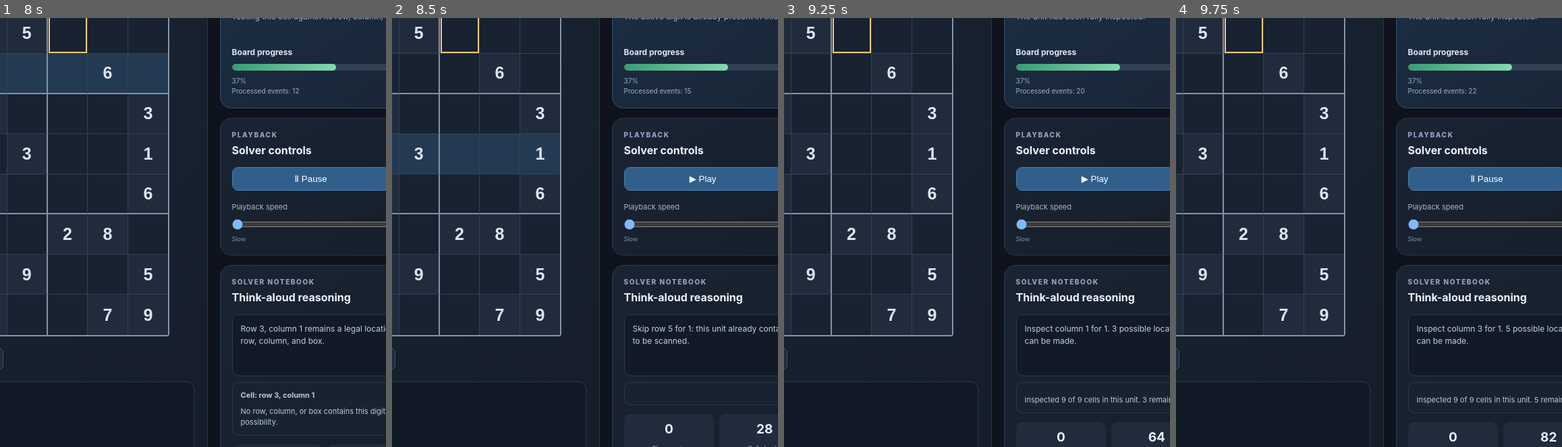
Above: before the commit, frames 1-4 (left to right).
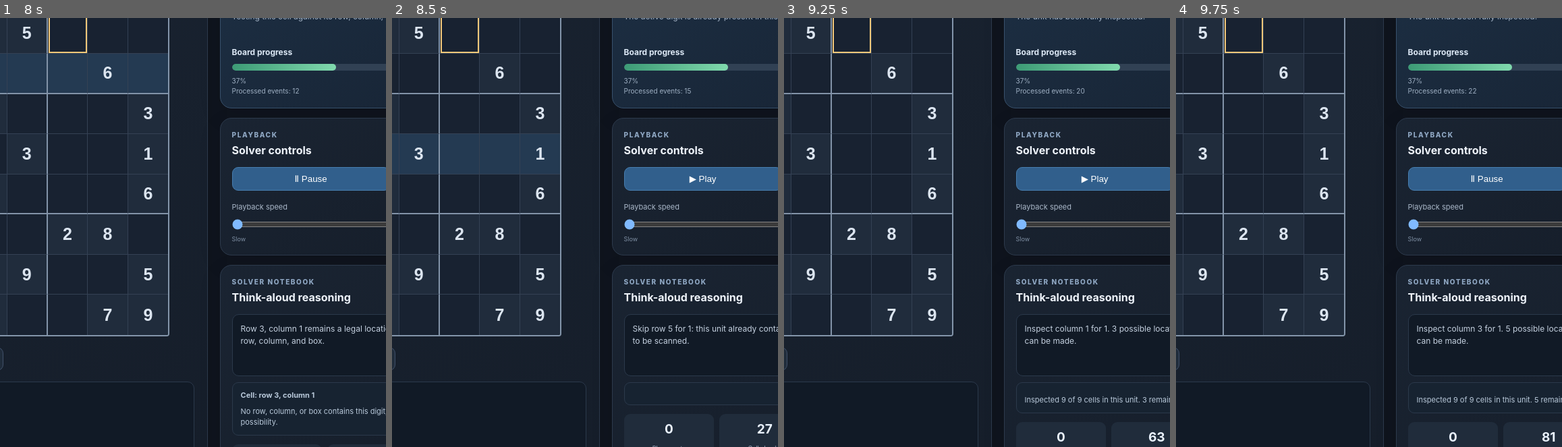
Above: after the commit, the same moments.

Repository: emac75camera/Sudoku-Visualizer
Game: browser game, page index.html
Two runs of this game, one before a commit and one after it. Both use one fixed random seed, a clock stepped at 60 frames per second and the inputs below.
Inputs (mouse positions are % of the whole screen's width and height, from its top left):
- Up to frame 1 (8 s): click "▶ Play" at 0.27 s; click "Next →" at 0.52 s; click "▶ Play" at 0.77 s; hold Right 1.03-1.78 s; tap Space every 0.4 s from 1.1 to 7.9 s; click "Row 1, column 3, empty" at 1.17 s; tap Ctrl at 1.68, 3.85, 6.02 s; hold Left 1.83-1.93 s; hold Left 1.98-2.48 s; hold Left 2.73-2.93 s; hold Left 2.98-3.08 s; hold Left 3.13-3.88 s; hold Left 3.93-4.27 s; click "Row 2, column 7, empty" at 4.5 s; hold Right 4.52-5.27 s; hold Left 5.32-5.42 s; hold Right 5.47-6.22 s; hold Left 6.27-6.47 s; hold Right 6.52-7.27 s; click "▶ Play" at 6.77 s; hold Left 7.32-7.82 s; click (5, 78) at 7.83 s
- Up to frame 2 (8.5 s): hold Right 8.07-8.4 s; tap Ctrl at 8.18 s; tap Space at 8.3 s; hold Right from 8.45 s (still down)
- Up to frame 3 (9.25 s): tap Space at 8.7, 9.1 s; release Right at 8.95 s; hold Right from 9 s (still down)
- Up to frame 4 (9.75 s): click "▶ Play" at 9.27 s; release Right at 9.5 s; tap Space at 9.5 s
The pictures show only the part of the screen within x 31-81%, y 31-81%; the shares and areas given below are measured in that part.

Frame 1 is identical in both runs. In frame 2, less than 0.1% of the frame differs, in the area x 94-99%, y 94-97%; in frame 3, less than 0.1%; in frame 4, less than 0.1%, in the area x 94-99%, y 96-99%.

Commit message:
Preserve partial unit scans across edits and display-mode changes

Diff:
--- a/app.js
+++ b/app.js
@@ -118,14 +118,15 @@
       advanceUnit();saveState();return true;
     }
     if(!showScanAnimation){
-      const trace=[];
-      for(const [r,c] of cellsFor(type,unit)){
-        const result=explainCell(state.grid,r,c,state.digit);
+      const trace=state.inspected.map(x=>({...x,reasons:x.reasons.slice()}));
+      const unitCells=cellsFor(type,unit);
+      for(let i=state.cellIndex;i<9;i++){
+        const [r,c]=unitCells[i],result=explainCell(state.grid,r,c,state.digit);
         trace.push({r,c,legal:result.legal,reasons:result.reasons});
         state.liveCandidates[r+","+c]=state.grid[r][c]===0?candidatesFor(state.grid,r,c):[];
       }
       const options=trace.filter(x=>x.legal).map(x=>[x.r,x.c]);
-      state.scans+=9;
+      state.scans+=9-state.cellIndex;
       if(options.length===1){
         const currentDigit=state.digit;
         state.pendingPlacement={r:options[0][0],c:options[0][1],digit:state.digit,typeIndex:state.typeIndex,unit:state.unit};
@@ -251,6 +252,13 @@
       }
     }
     state.grid=candidate;state.filled=countFilled(candidate);
+    if(!wasFinished&&!state.pendingPlacement&&state.typeIndex<3){
+      state.inspected=state.inspected.map(item=>{
+        const result=explainCell(state.grid,item.r,item.c,state.digit);
+        return {r:item.r,c:item.c,legal:result.legal,reasons:result.reasons};
+      });
+      state.legalPositions=state.inspected.filter(item=>item.legal).map(item=>[item.r,item.c]);
+    }
     if(wasFinished){state.digit=1;state.typeIndex=0;state.unit=0;state.cellIndex=0;state.inspected=[];state.legalPositions=[];state.pendingPlacement=null;state.status="ready";}
     for(let rr=0;rr<9;rr++)for(let cc=0;cc<9;cc++)if(rr===r||cc===c||boxIndex(rr,cc)===boxIndex(r,c))delete state.liveCandidates[rr+","+cc];
     state.event={kind:"manual-edit",digit:state.digit,type:null,unit:null,cell:[r,c],reasons:[],inspected:[],candidates …(330 unchanged characters)…
